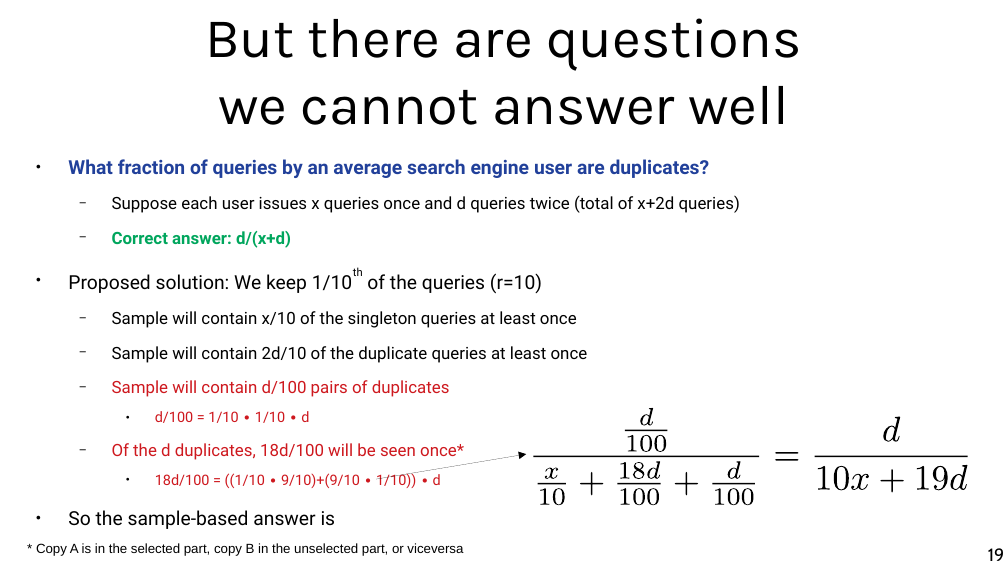
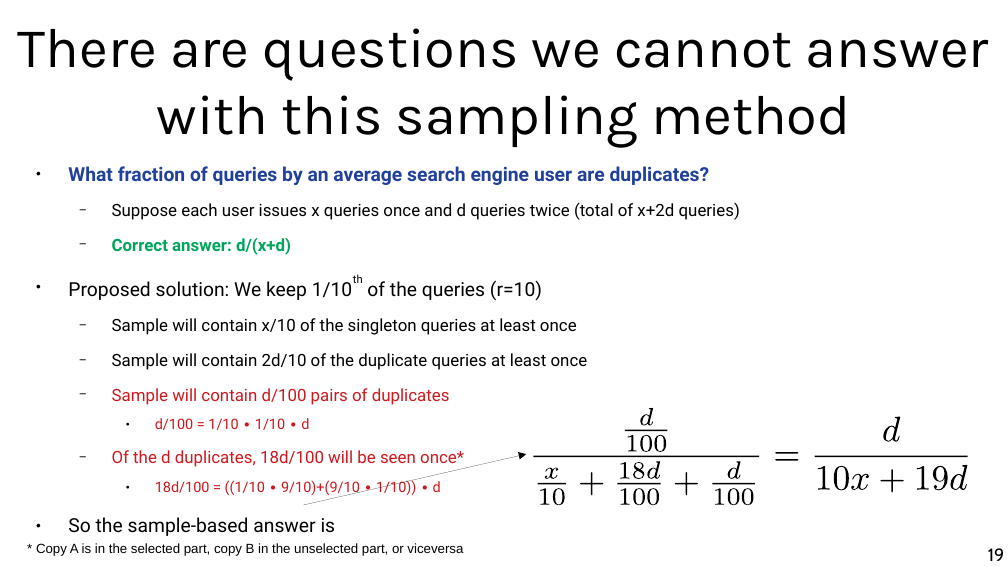
Before and after one commit to chatox/data-mining-course, a slide deck: slide 19 of theory/odp/tt22_streams.odp. Drawn at 1008x567 pixels with LibreOffice and Linux fonts; fonts in the diff are those of the drawing. Boxes give left, top, right and bottom in pixels: in the first picture for what was removed or moved away, otherwise in the second. Text is boxed around its words. In the diff, an @@ line names an element or a change of style, - is before the commit and + after.

```diff
--- a/theory/odp/tt22_streams.odp
+++ b/theory/odp/tt22_streams.odp
@@ title at (18, 28, 989, 148): text changed @@
-But there are questions
-we cannot answer well
+There are questions we cannot answer
+with this sampling method
@@ text "What fraction of queries by ...": place and size @@
-text "What fraction of queries by ..." at (68, 159, 740, 529)
+text "What fraction of queries by ..." at (68, 166, 740, 533)
@@ arrow moved from (376, 479) - (527, 455) to (304, 505) - (527, 455) @@
```
Also in this commit, not shown: 11 other slides changed, 10 other files.
